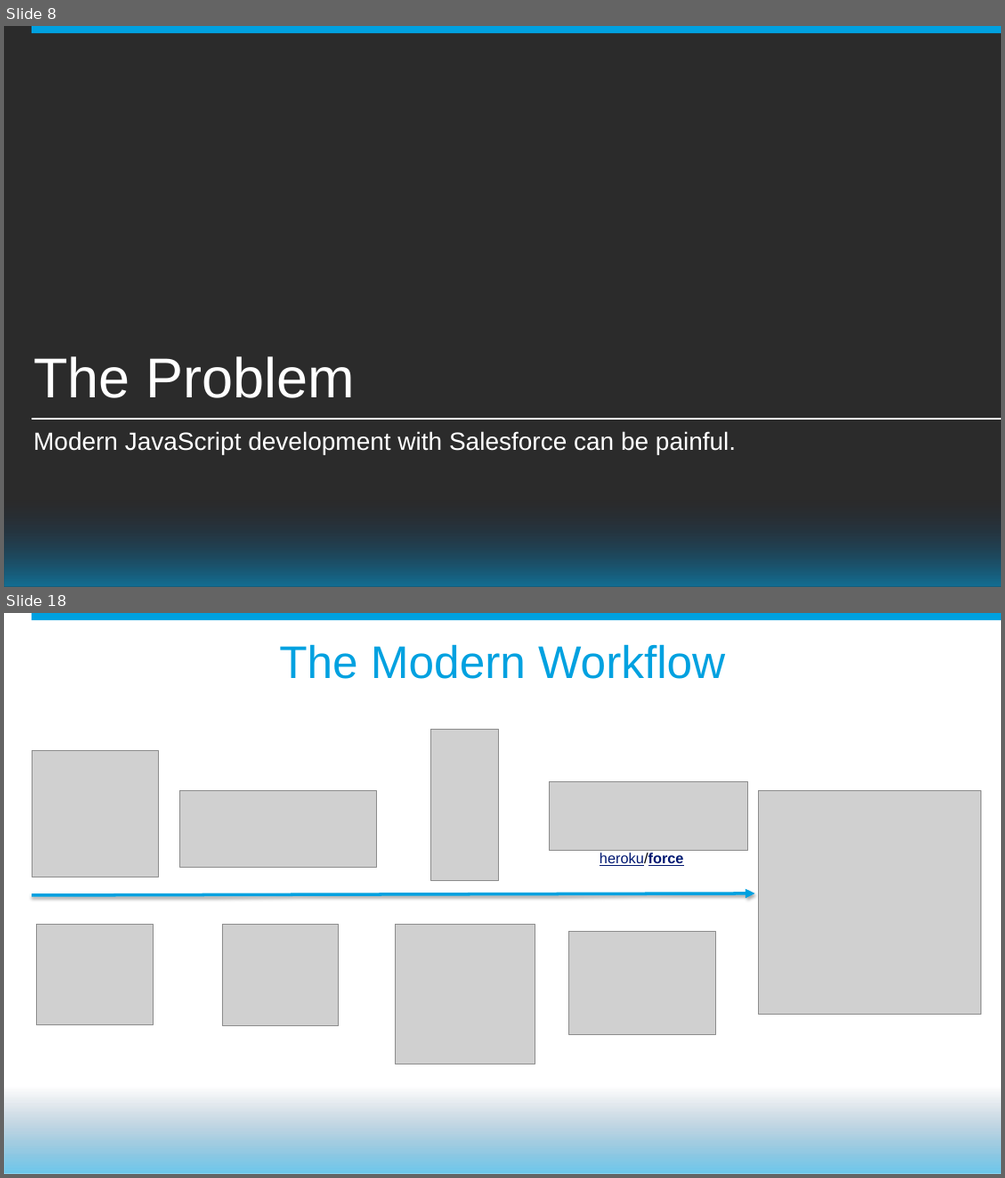
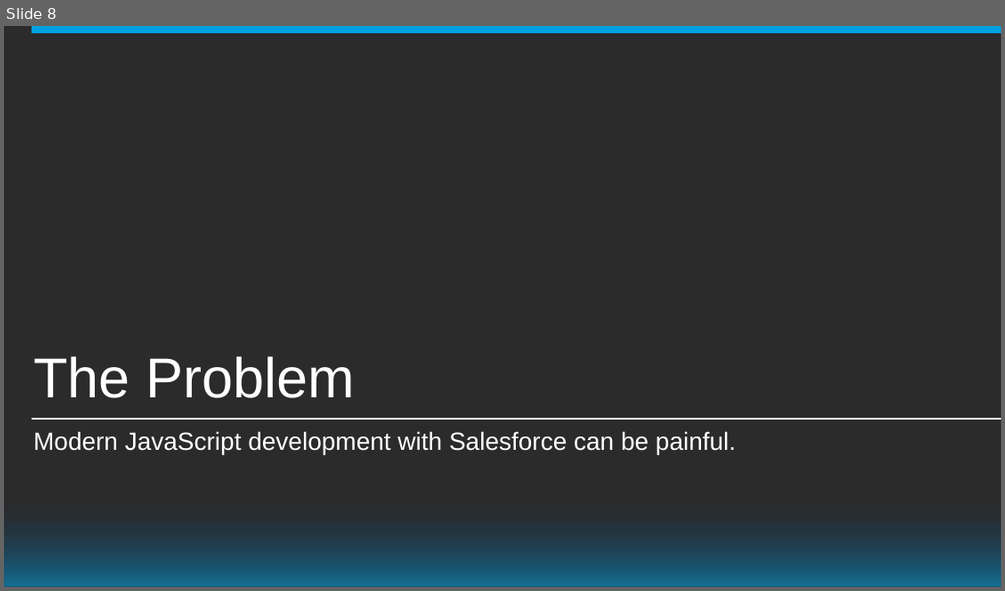
Before and after one commit to mobiletta/VSCode-DF15, a slide deck: John Nelson - DF15 - PowerPoint Presentation - Draft.pptx. Shown one above the other, each under a label of ours: slides 8 and 18 before the commit, slide 8 after it; the slides between them are not shown. The pictures are 1005x1178 and 1005x591 pixels, drawn with LibreOffice and Linux fonts; fonts in the diff are those of the drawing; grey boxes stand for pictures; background and template pictures are left out; a plain dark background stands for a picture behind light text. Boxes give left, top, right and bottom in pixels: in the first picture for what was removed or moved away, otherwise in the second. Text is boxed around its words. In the diff, an @@ line names an element or a change of style, - is before the commit and + after.

```diff
--- a/John Nelson - DF15 - PowerPoint Presentation - Draft.pptx
+++ b/John Nelson - DF15 - PowerPoint Presentation - Draft.pptx
@@ slide 18 removed at bbox=[4, 613, 1001, 1174], background #FFFFFF; not listed: 2 template elements that a slide beside it also shows @@
@@ title removed at bbox=[279, 644, 725, 679] @@
-The Modern Workflow
@@ picture removed at bbox=[431, 729, 498, 881] @@
@@ picture removed at bbox=[32, 751, 158, 877] @@
@@ picture removed at bbox=[180, 791, 377, 868] @@
@@ picture removed at bbox=[550, 782, 747, 851] @@
@@ picture removed at bbox=[758, 791, 980, 1013] @@
@@ text removed at bbox=[599, 852, 684, 866] @@
-heroku/force
@@ arrow removed from (32, 895) to (755, 893) @@
@@ picture removed at bbox=[37, 925, 154, 1025] @@
@@ picture removed at bbox=[222, 925, 339, 1026] @@
@@ picture removed at bbox=[395, 925, 535, 1064] @@
@@ picture removed at bbox=[568, 932, 715, 1035] @@
```
Also in this commit, not shown: 7 slides changed, 6 slides added, 4 other slides removed, 34 other files.
